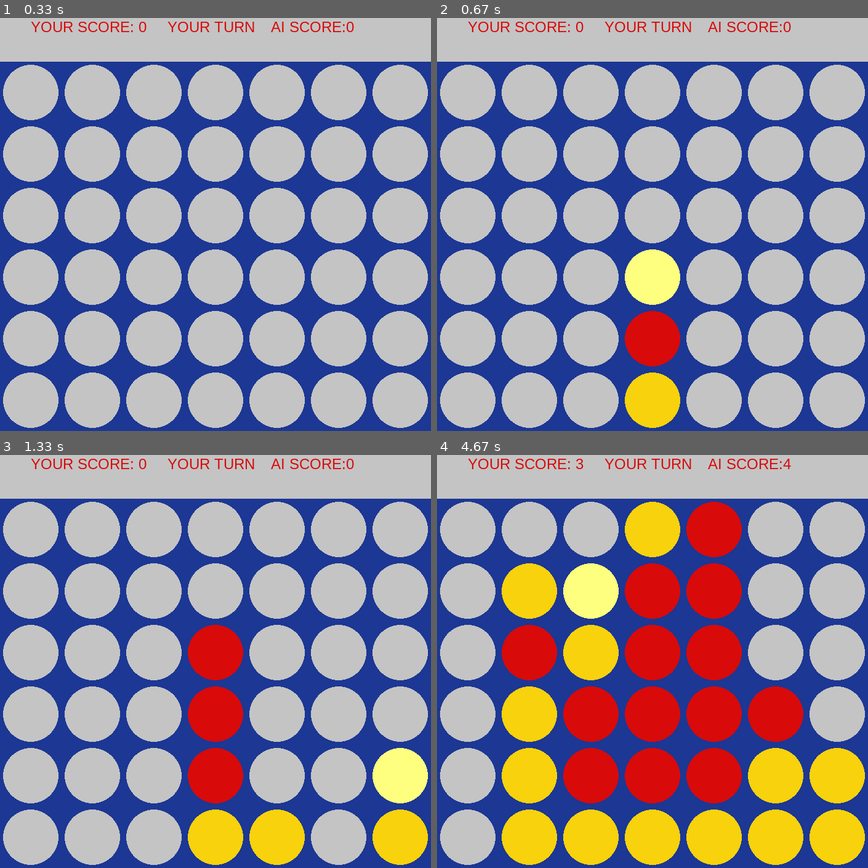
Above: before the commit, frames 1-4 (two rows, left to right).
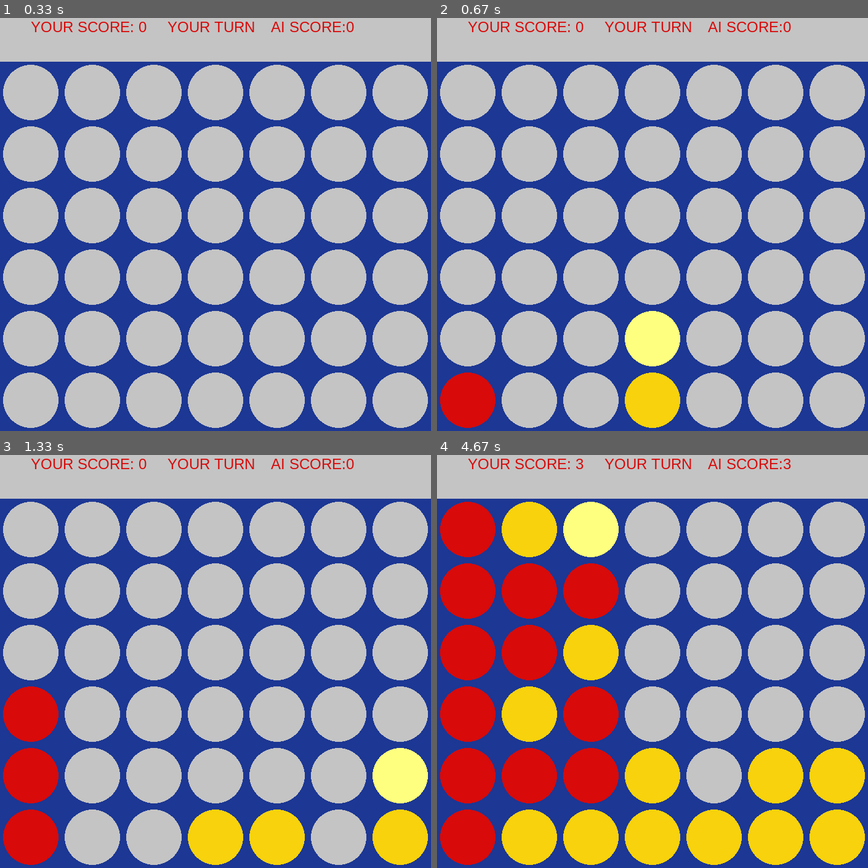
Above: after the commit, the same moments.

Repository: Alimohamad21/Connect-Four-AI
Game: pygame game, started from main.py
Two runs of this game, one before a commit and one after it. Both use one fixed random seed, a clock stepped at 60 frames per second and the inputs below.
Inputs (mouse positions are in pixels of both pictures, inside the frame that each line leads up to):
- Up to frame 1 (0.33 s): type "1 (at the terminal prompt)" at 0 s; type "1 (at the terminal prompt)" at 0 s
- Up to frame 2 (0.67 s): click (652, 216) at 0.38 s
- Up to frame 3 (1.33 s): click (258, 748) at 0.72 s; click (374, 806) at 1.05 s
- Up to frame 4 (4.67 s): click (549, 566) at 1.38 s; click (639, 578) at 1.72 s; click (592, 562) at 2.05 s; click (803, 764) at 2.38 s; click (510, 694) at 2.72 s; click (751, 545) at 3.05 s; click (549, 727) at 3.38 s; click (807, 752) at 3.72 s; click (523, 814) at 4.05 s; click (566, 686) at 4.38 s

Frame 1 is identical in both runs. In frame 2, 4.0% of the frame differs, in the area x 0-57%, y 56-100%; in frame 3, 8.1%; in frame 4, 30%, in the area x 0-85%, y 0-100%.

Commit message:
fixed printing bugs and some other minor bugs

Diff:
--- a/Node.py
+++ b/Node.py
@@ -1,5 +1,5 @@
 class Node:
-    def __init__(self, parent, score, max_or_min):
+    def __init__(self,  parent, score, max_or_min):
 
         self.max_or_min = max_or_min
         self.parent = parent
--- a/heuristicFunctions.py
+++ b/heuristicFunctions.py
@@ -6,11 +6,11 @@
 def eval(boardState):
     myScore = calculateScore(boardState, 'R')
     opScore = calculateScore(boardState, 'Y')
-    myConnects = possibleBinding(boardState, 'R')
-    opConnects = possibleBinding(boardState, 'Y')
-    myPotential = calculate_potential(boardState, 'R')
-    opPotential = calculate_potential(boardState, 'Y')
-    return 4*(myScore-opScore) + myPotential - opPotential + myConnects - opConnects
+ #   myConnects = possibleBinding(boardState, 'R')
+ #   opConnects = possibleBinding(boardState, 'Y')
+ #   myPotential = calculate_potential(boardState, 'R')
+ #   opPotential = calculate_potential(boardState, 'Y')
+    return (myScore-opScore) #+ myPotential - opPotential + myConnects - opConnects
 
 def calculate_potential(boardState, color):
     potential_score = 0
--- a/minimaxAlgorithms.py
+++ b/minimaxAlgorithms.py
@@ -19,7 +19,7 @@
     elif not k:
         root.score = eval(boardState)
         return [boardState, root.score, 1]
-    maxChild = boardState
+    maxChild = None
     callNumNodes = 1
     if color == 'R':
         max_eval = -sys.maxsize
@@ -34,26 +34,29 @@
                 max_eval = child_eval
 
             if max_eval >= beta:
+                root.score = str(max_eval)+" pruned"
                 break
             if max_eval >= alpha:
                 alpha = max_eval
-            root.score = max_eval
+        root.score = max_eval
     else:
         max_eval = sys.maxsize
         for child in getChildren(boardState, color):
             childNode = Node(root, -sys.maxsize, not root.max_or_min)
             root.addChild(childNode)
-            myArr = miniMax_pruning(child, alpha, beta, k - 1, 'R', root)
+            myArr = miniMax_pruning(child, alpha, beta, k - 1, 'R', childNode)
             child_eval = myArr[1]
             callNumNodes += myArr[2]
             if child_eval < max_eval:
                 maxChild = child
                 max_eval = child_eval
             if max_eval <= alpha:
+                root.score = str(max_eval)+" pruned"
                 break
             if max_eval < beta:
                 beta = max_eval
-            root.score = max_eval
+        root.score = max_eval
+
 
     return [maxChild, max_eval, callNumNodes]
 
@@ -67,7 +70,7 @@
         return [boardState, root.score, 1]
 
 
-    maxChild = boardState
+    maxChild = None
     callNumNodes = 1
     if color == 'R':
         max_eval = -sys.maxsize
@@ -81,7 +84,7 @@
             if child_eval > max_eval:
                 maxChild = child
                 max_eval = child_eval
-            root.score = max_eval
+        root.score = max_eval
 
     else:
         max_eval = sys.maxsize
@@ -95,13 +98,13 @@
                 maxChild = child
                 max_eval = child_eval
 
-            root.score = max_eval
+        root.score = max_eval
 
     return [maxChild, max_eval, callNumNodes]
 
 
 def decide(boardState, k=3, prune=True):
-    root=Node(None, -sys.maxsize, True)
+    root = Node(None, -sys.maxsize, True)
     if prune:
         start = time()
         myArr = miniMax_pruning(boardState, -sys.maxsize, sys.maxsize, k, 'R',root)
@@ -109,7 +112,7 @@
 
     else:
         start = time()
-        myArr = miniMax(boardState, k, 'R',root)
+        myArr = miniMax(boardState, k, 'R', root)
         end = time()
     root.printTree(0)
     return [myArr[0], myArr[2], end - start]
